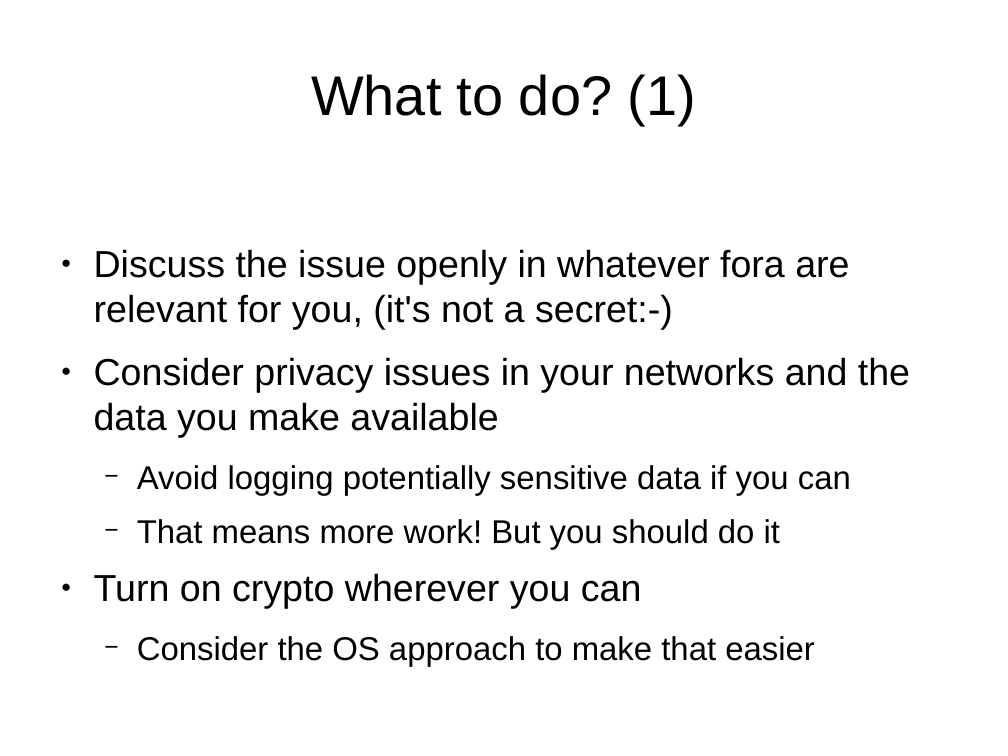
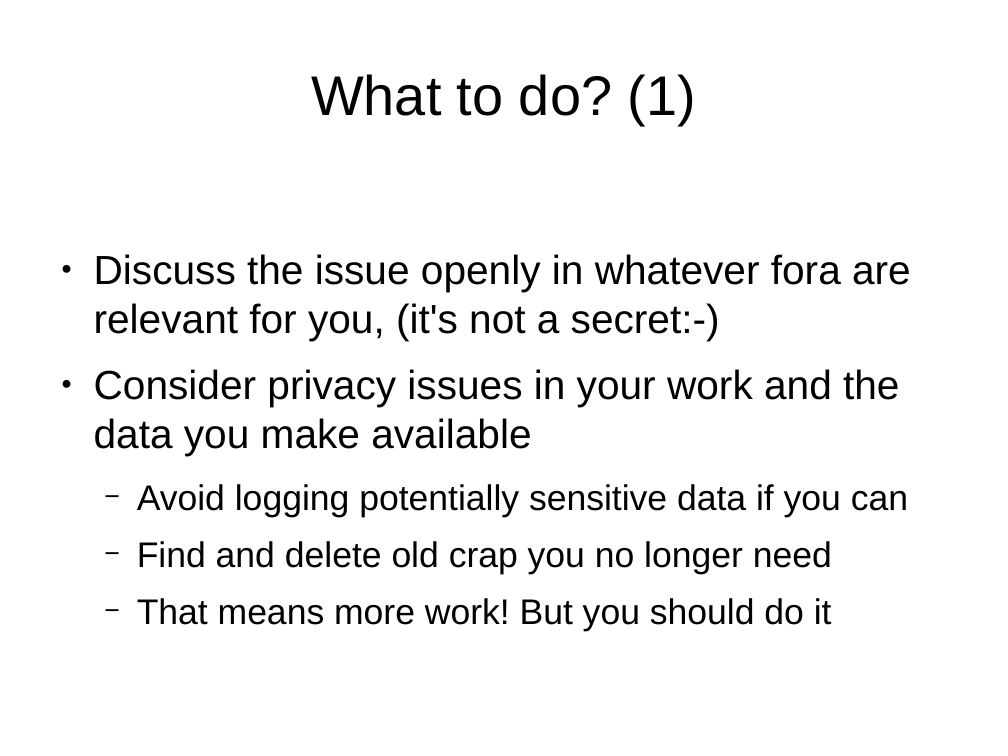
Before and after one commit to sftcd/cs7053, a slide deck: slide 23 of 2016lectures/08-snowdonia.odp (slide 22 before the commit). Drawn at 1008x756 pixels with LibreOffice and Linux fonts; fonts in the diff are those of the drawing; background and template pictures are left out. Boxes give left, top, right and bottom in pixels: in the first picture for what was removed or moved away, otherwise in the second. Text is boxed around its words. In the diff, an @@ line names an element or a change of style, - is before the commit and + after.

```diff
--- a/2016lectures/08-snowdonia.odp
+++ b/2016lectures/08-snowdonia.odp
@@ text at (94,254,911,631): size 29.6 to 32 pt in "Discuss the issue openly in whatever fora ..."; size 25.9 to 28 pt in "Avoid logging potentially sensitive data if you ...", "That means more work! But you should ..." @@
@@ text at (94,369,899,456): text changed; size 29.6 to 32 pt @@
-● Consider privacy issues in your networks and the data you make available
+● Consider privacy issues in your work and the data you make available
@@ text at (137,541,832,574): paragraph added @@
+  − Find and delete old crap you no longer need
@@ text at (94,573,815,666): paragraphs removed @@
-● Turn on crypto wherever you can
-  − Consider the OS approach to make that easier
```
Also in this commit, not shown: 17 other slides changed, 2 slides added, 1 slide removed, 1 other file.
